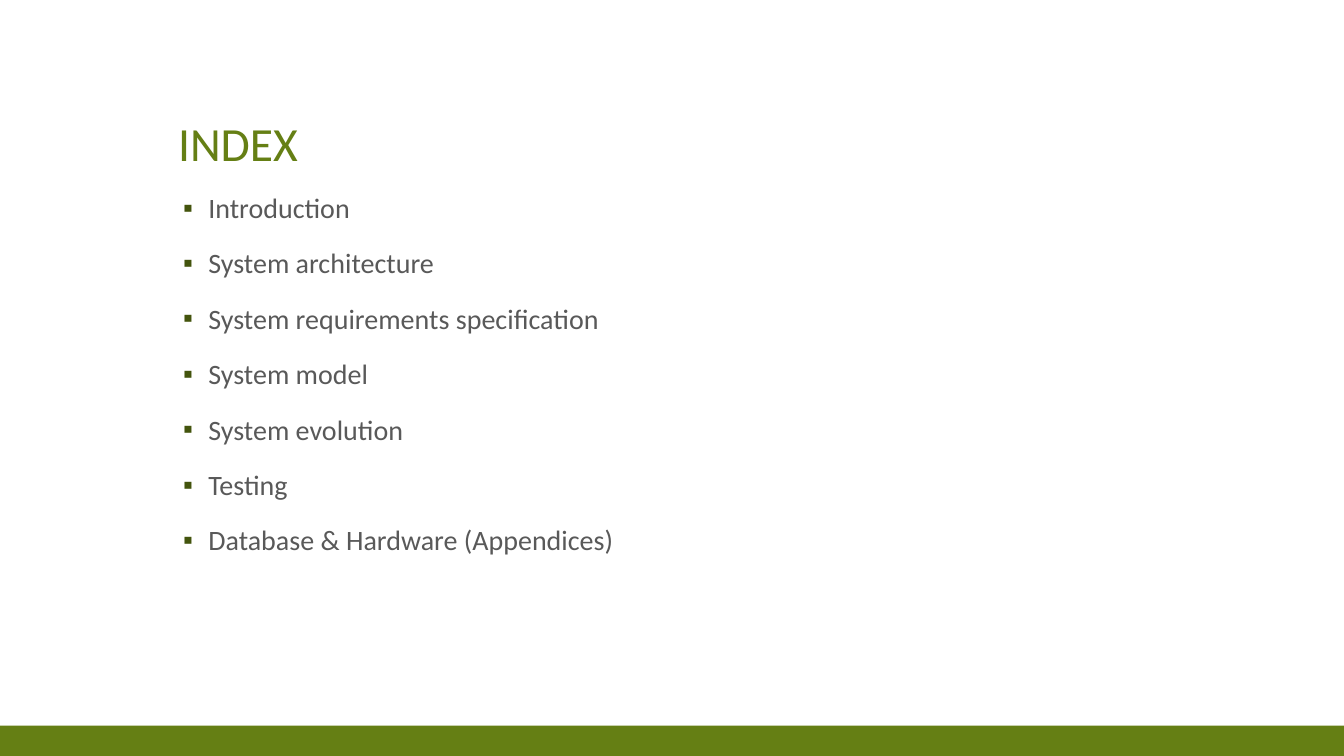
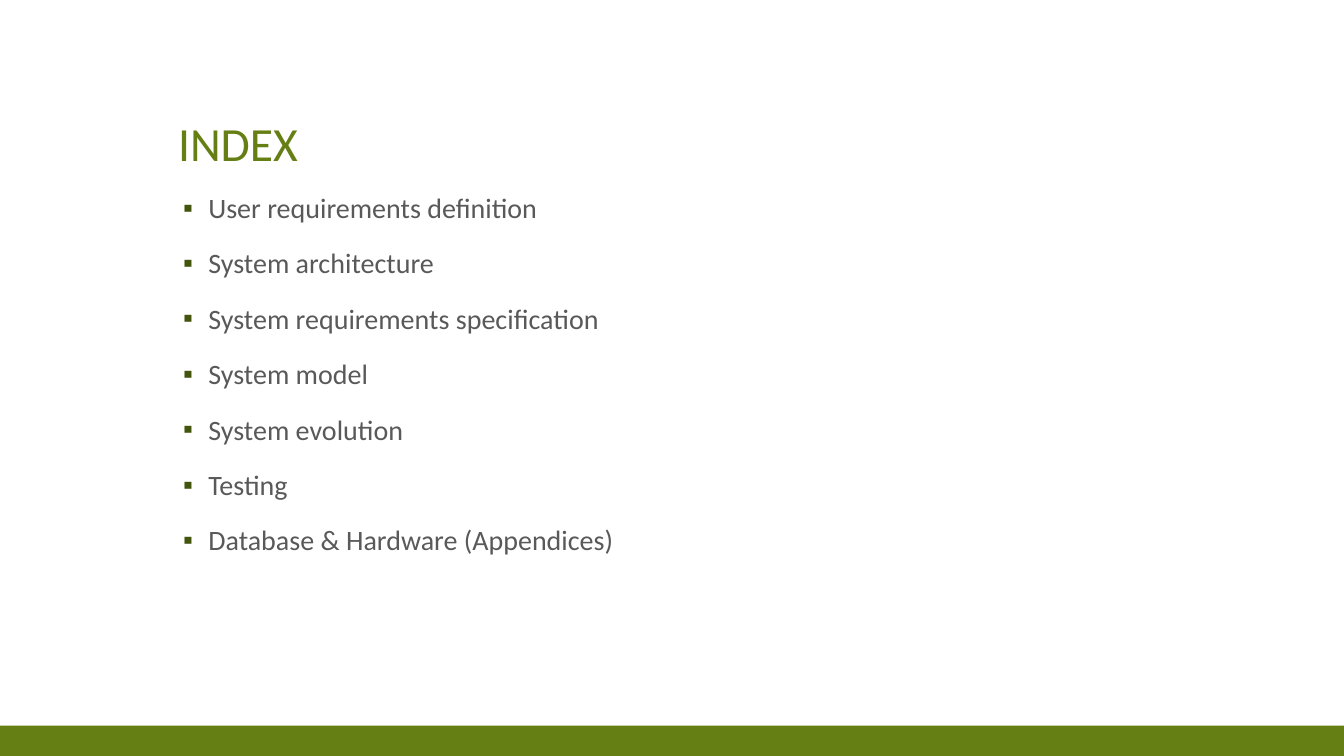
Before and after one commit to res13/ch.bfh.bti7081.s2018.white, a slide deck: slide 2 of doc/task02/Presentation_2.pptx. Drawn at 1344x756 pixels with LibreOffice and Linux fonts; fonts in the diff are those of the drawing. Boxes give left, top, right and bottom in pixels: in the first picture for what was removed or moved away, otherwise in the second. Text is boxed around its words. In the diff, an @@ line names an element or a change of style, - is before the commit and + after.

Commit message:
Updated presentation

```diff
--- a/doc/task02/Presentation_2.pptx
+++ b/doc/task02/Presentation_2.pptx
@@ text at [208, 198, 537, 223]: text changed @@
-▪ Introduction
+▪ User requirements definition
```
Also in this commit, not shown: 1 slide added.
